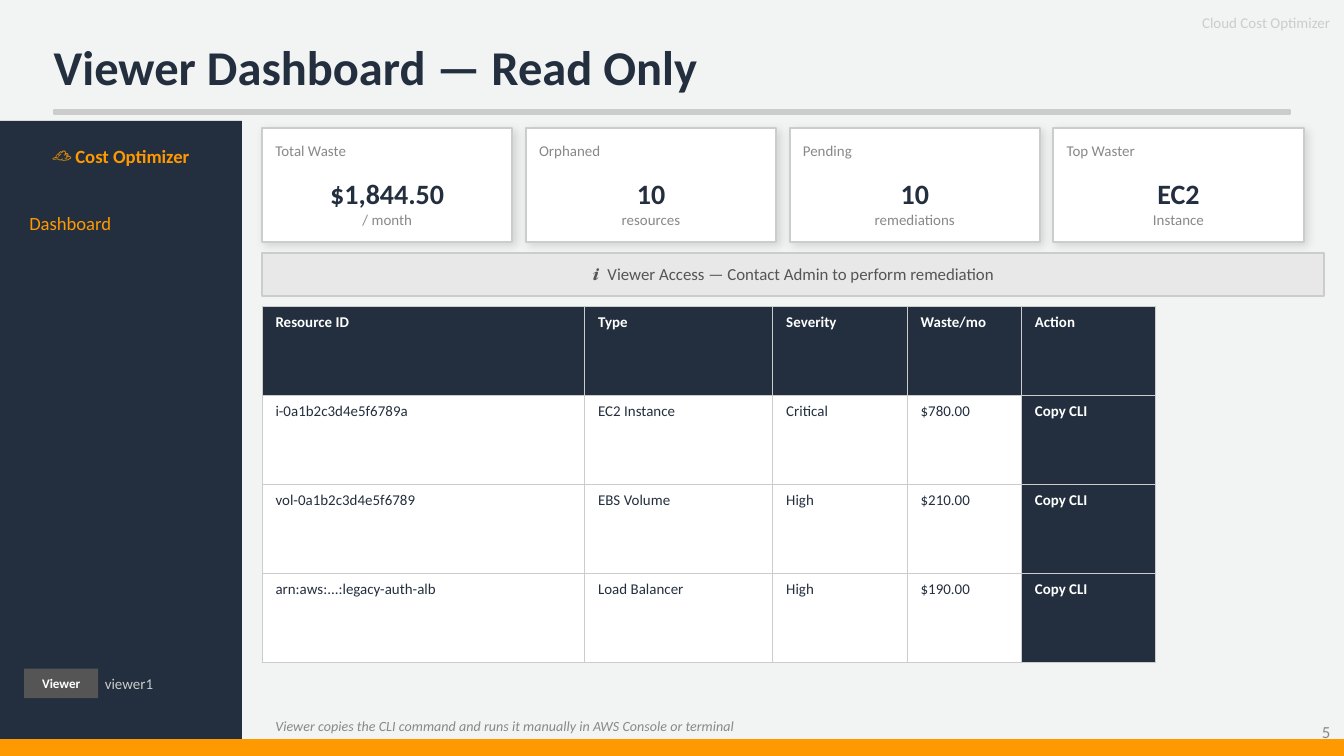
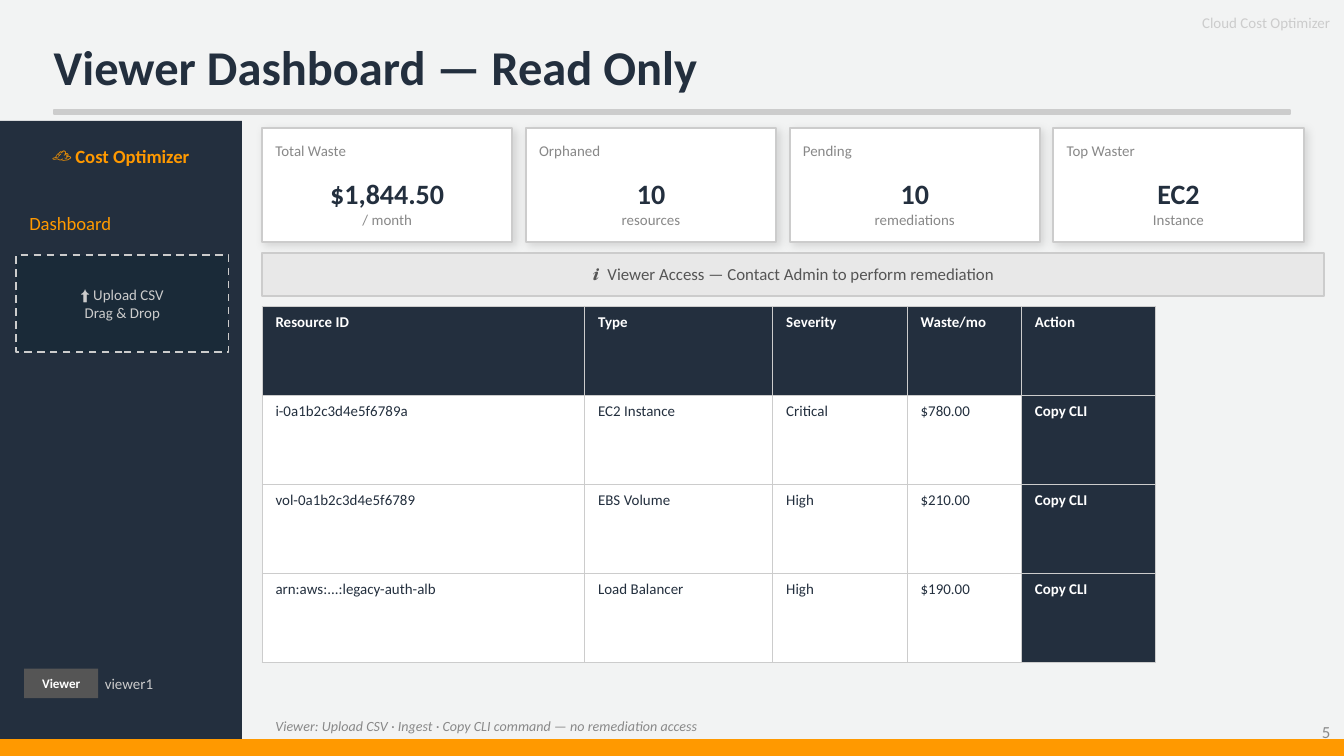
Before and after one commit to AI-cent/cloud-cost-optimizer, a slide deck: slide 5 of PRESENTATION.pptx. Drawn at 1344x756 pixels with LibreOffice and Linux fonts; fonts in the diff are those of the drawing. Boxes give left, top, right and bottom in pixels: in the first picture for what was removed or moved away, otherwise in the second. Text is boxed around its words. In the diff, an @@ line names an element or a change of style, - is before the commit and + after.

```diff
--- a/PRESENTATION.pptx
+++ b/PRESENTATION.pptx
@@ rectangle added at <box>16,255,228,352</box>, fill #1A2A38, outline #CCCCCC 1 pt dashed @@
@@ text added at <box>85,289,163,321</box>, 8 pt, text #CCCCCC @@
+⬆ Upload CSV
+Drag & Drop
@@ text at <box>275,721,697,733</box>: text changed @@
-Viewer copies the CLI command and runs it manually in AWS Console or terminal
+Viewer: Upload CSV · Ingest · Copy CLI command — no remediation access
```
Also in this commit, not shown: 2 other slides changed, 1 other file.
